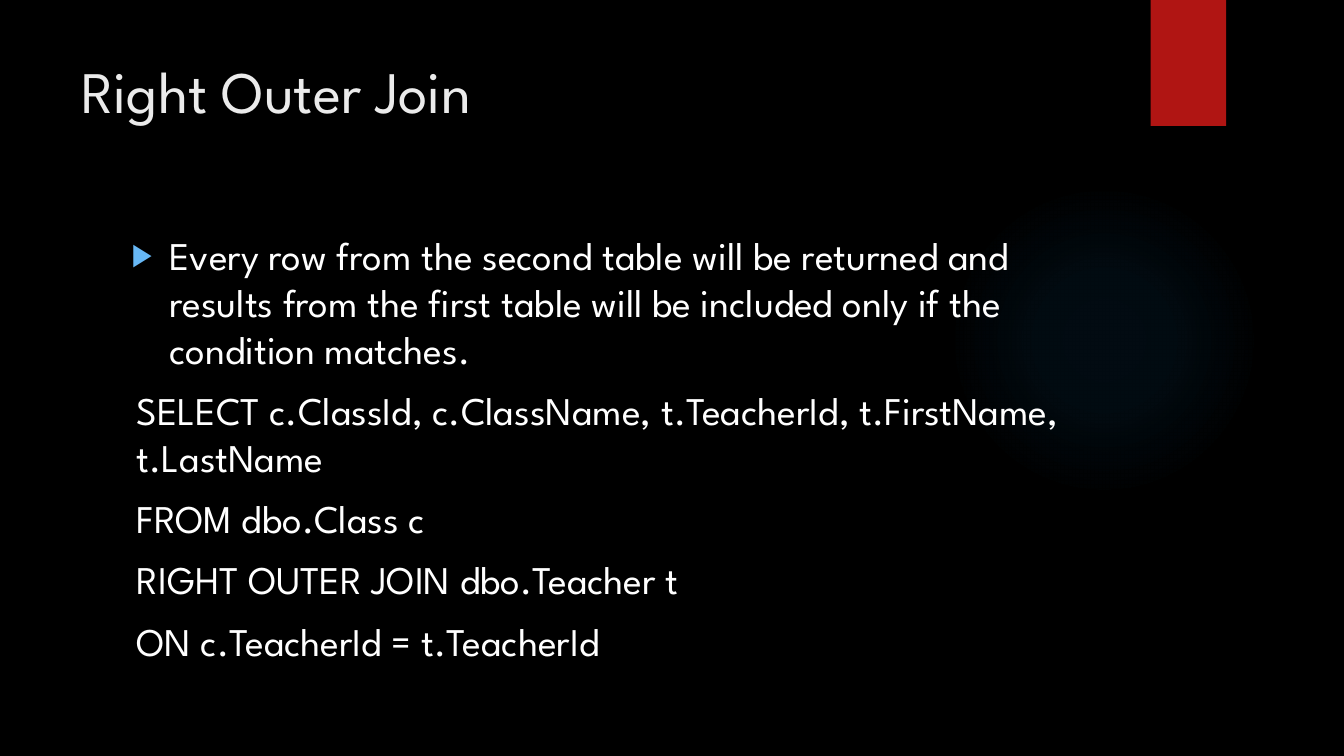
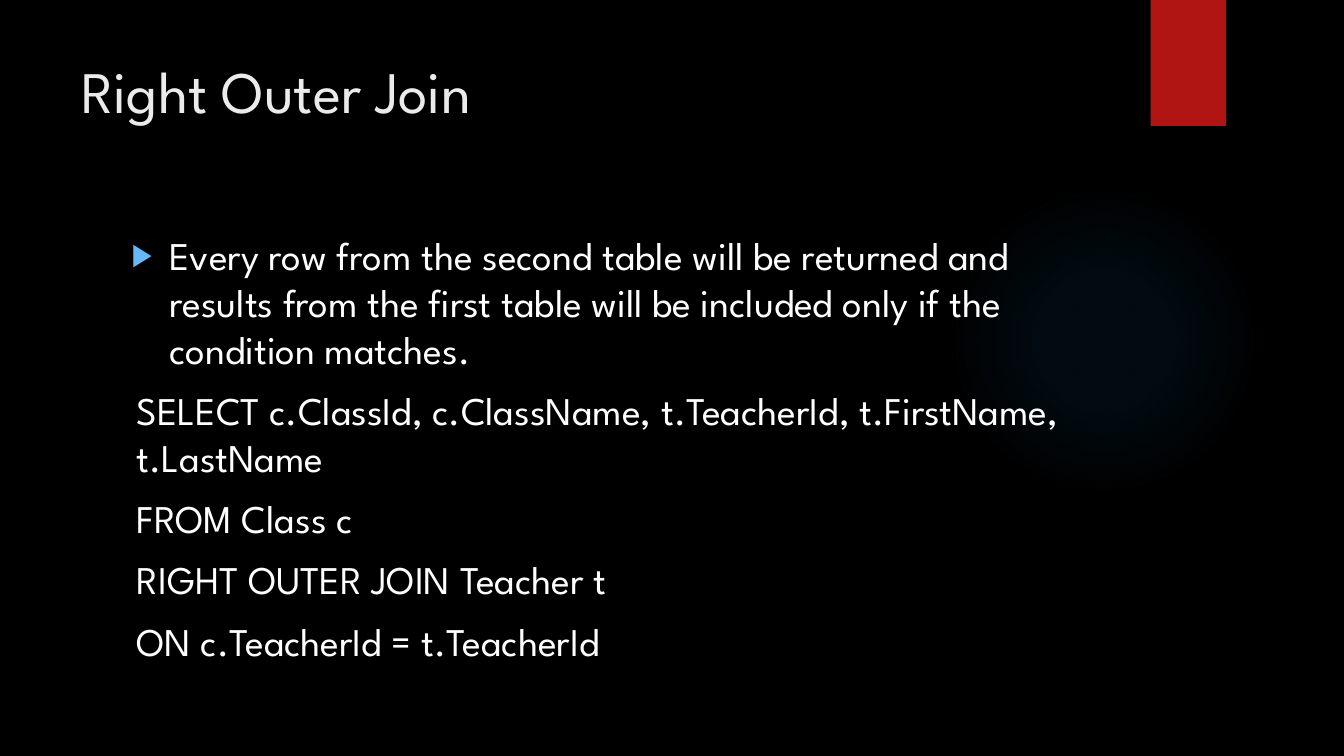
Before and after one commit to LogolsLLC/LogolsFebruary2018, a slide deck: slide 23 of Slides/04_Sql_TrainingPlan.pptx. Drawn at 1344x756 pixels with LibreOffice and Linux fonts; fonts in the diff are those of the drawing; background and template pictures are left out. Boxes give left, top, right and bottom in pixels: in the first picture for what was removed or moved away, otherwise in the second. Text is boxed around its words. In the diff, an @@ line names an element or a change of style, - is before the commit and + after.

Commit message:
update slides

```diff
--- a/Slides/04_Sql_TrainingPlan.pptx
+++ b/Slides/04_Sql_TrainingPlan.pptx
@@ text at (x1=137, y1=506, x2=606, y2=595): text changed @@
-FROM dbo.Class c
-RIGHT OUTER JOIN dbo.Teacher t
+FROM Class c
+RIGHT OUTER JOIN Teacher t
```
Also in this commit, not shown: 10 other slides changed, 9 other files.
